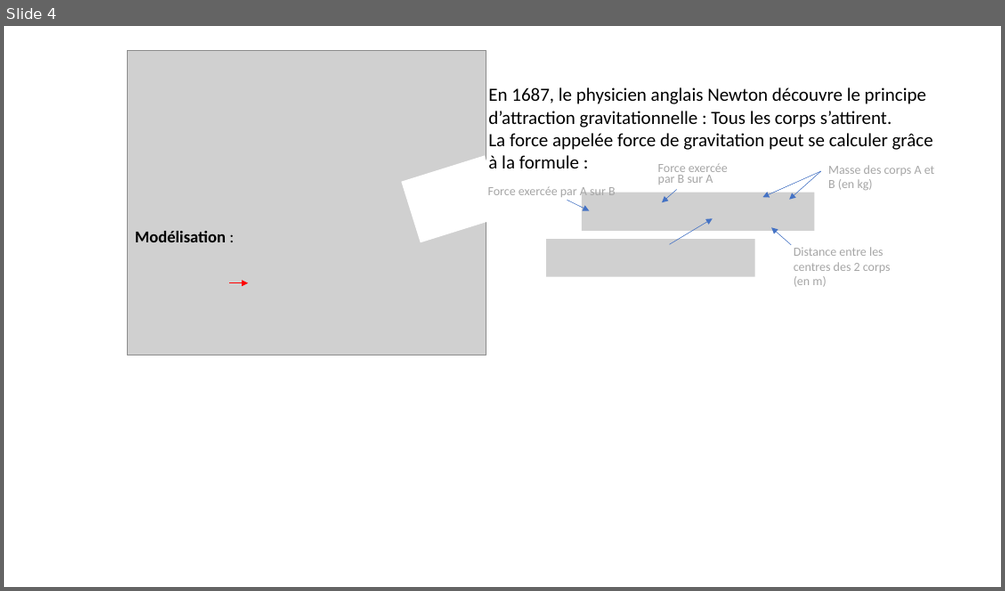
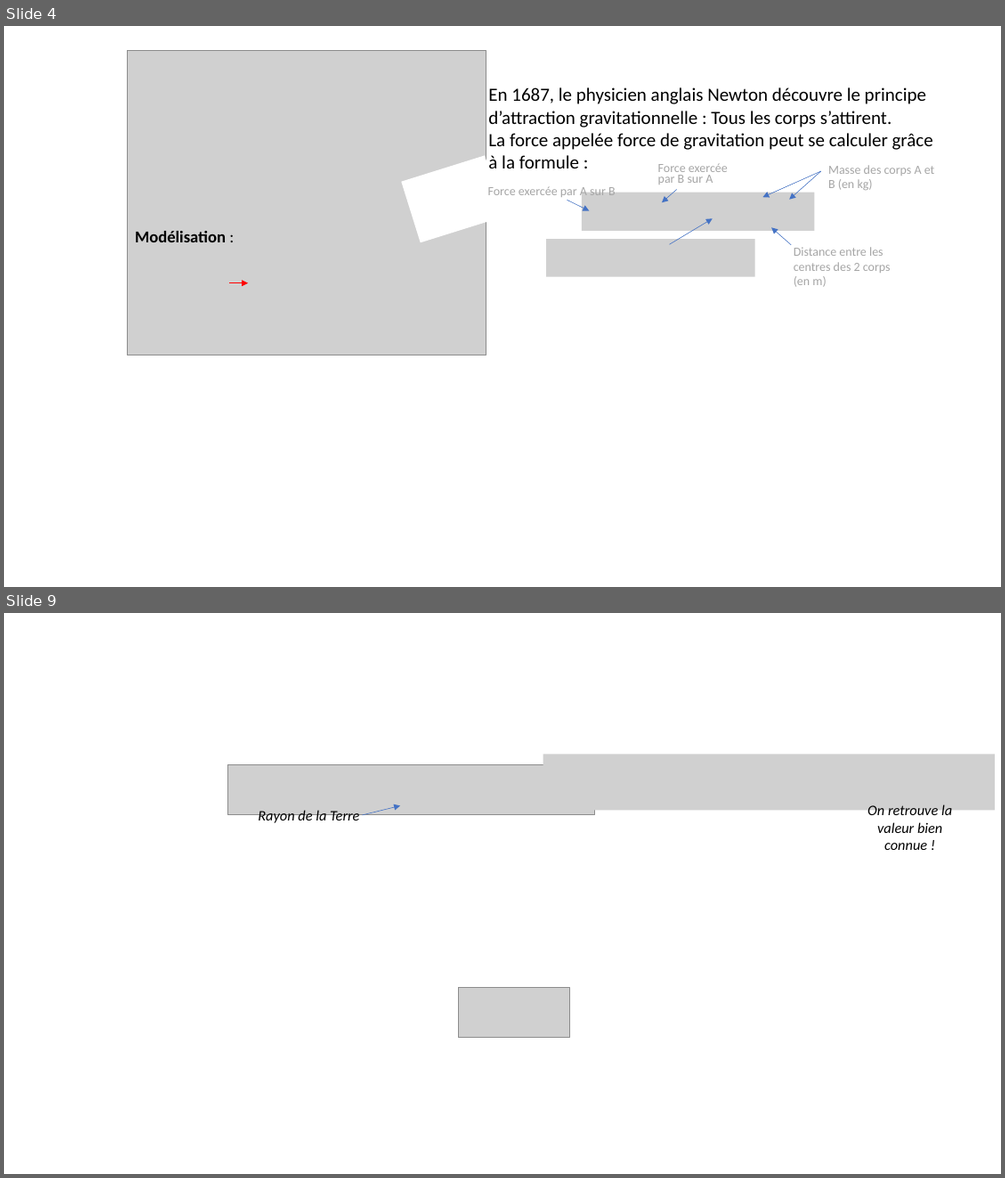
Before and after one commit to pierreghesqui/Lyc-e, a slide deck: Seconde/Chapitre11-Force/Activité1-DecollagePesquet.pptx. Shown one above the other, each under a label of ours: slide 4 before the commit, slides 4 and 9 after it; the slides between them are not shown. The pictures are 1005x591 and 1005x1178 pixels, drawn with LibreOffice and Linux fonts; fonts in the diff are those of the drawing; grey boxes stand for pictures. Boxes give left, top, right and bottom in pixels: in the first picture for what was removed or moved away, otherwise in the second. Text is boxed around its words. In the diff, an @@ line names an element or a change of style, - is before the commit and + after.

```diff
--- a/Seconde/Chapitre11-Force/Activité1-DecollagePesquet.pptx
+++ b/Seconde/Chapitre11-Force/Activité1-DecollagePesquet.pptx
@@ slide 9 added at (4, 613, 1001, 1174), background #FFFFFF @@
@@ picture added at (227, 765, 595, 815) @@
@@ picture added at (543, 754, 995, 810) @@
@@ text added at (258, 810, 359, 825), 14 pt, text #000000, italic @@
+Rayon de la Terre
@@ arrow added from (362, 815) to (400, 806), #4472C4 0.5 pt @@
@@ text added at (867, 804, 952, 850), 14 pt, text #000000, italic @@
+On retrouve la valeur bien connue !
@@ picture added at (458, 988, 569, 1038) @@
```
Also in this commit, not shown: 3 other slides added, 46 other files.
